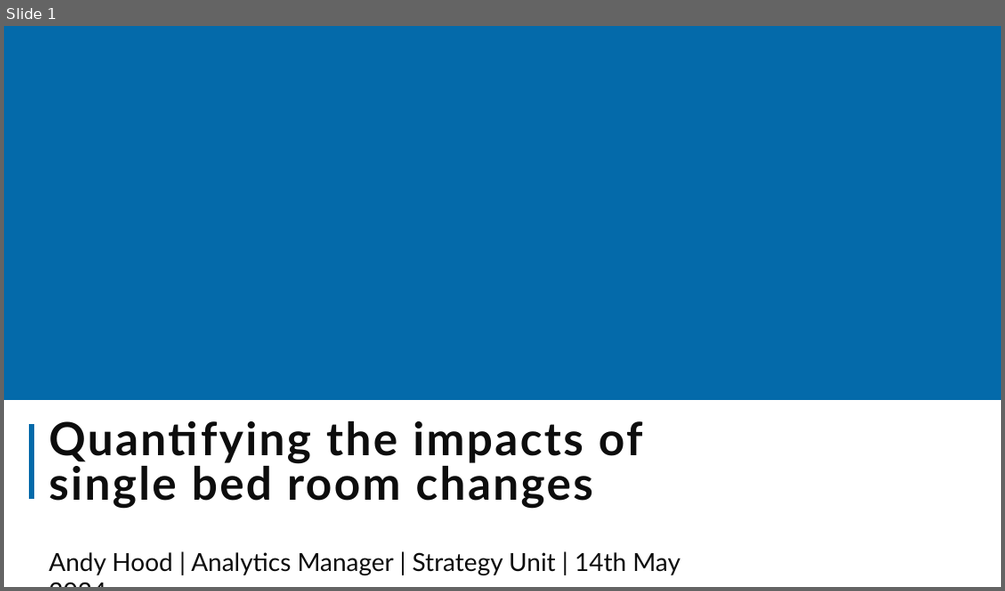
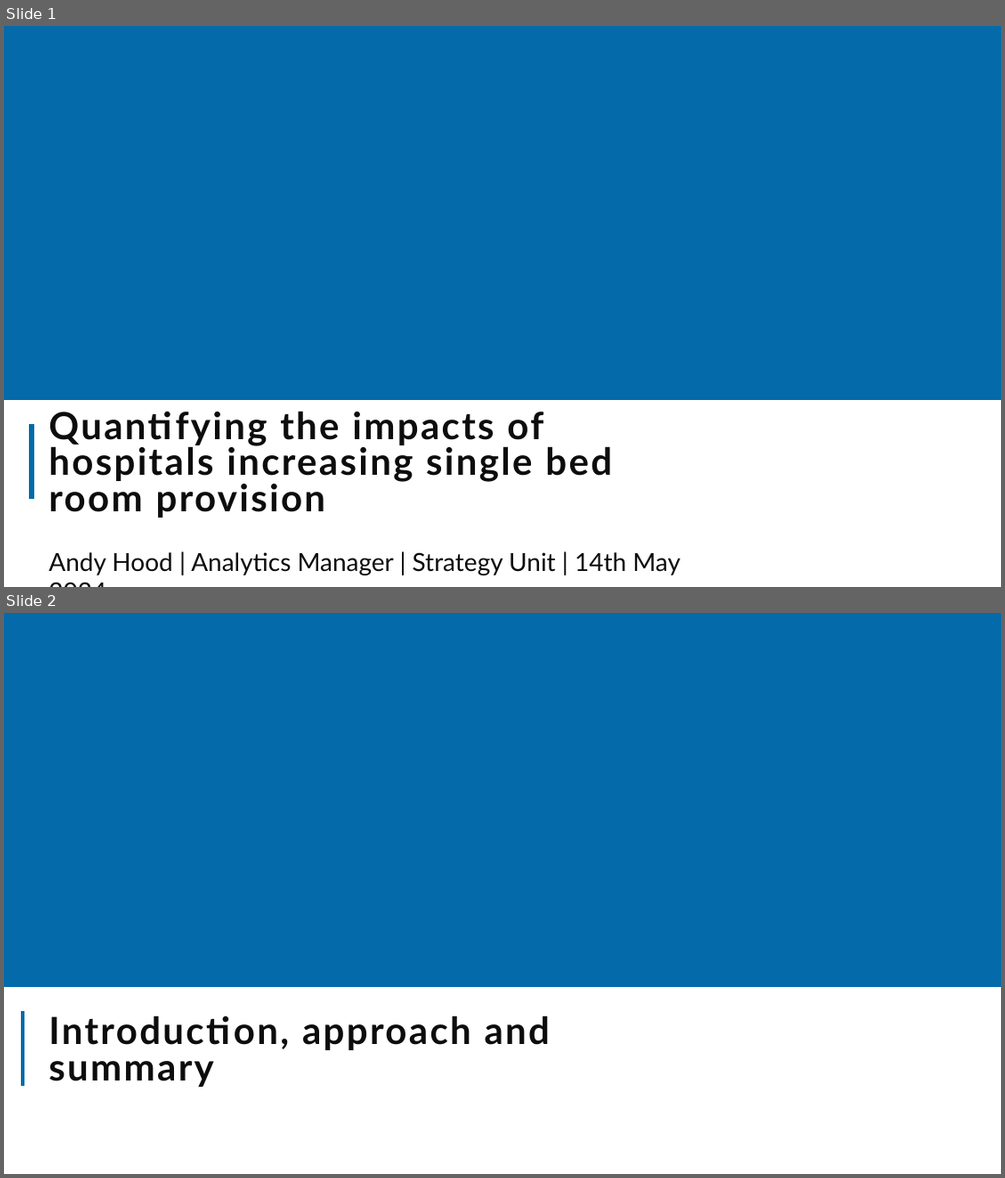
Before and after one commit to The-Strategy-Unit/nhp_sbr_impacts, a slide deck: NHP_SBR impacts_2024.pptx. Shown one above the other, each under a label of ours: slide 1 before the commit, slides 1 and 2 after it. The pictures are 1005x591 and 1005x1178 pixels, drawn with LibreOffice and Linux fonts; fonts in the diff are those of the drawing; background and template pictures are left out. Boxes give left, top, right and bottom in pixels: in the first picture for what was removed or moved away, otherwise in the second. Text is boxed around its words. In the diff, an @@ line names an element or a change of style, - is before the commit and + after.

```diff
--- a/NHP_SBR impacts_2024.pptx
+++ b/NHP_SBR impacts_2024.pptx
@@ slide 2 added at [4, 613, 1001, 1174], background #FFFFFF; not listed: 1 template element that a slide beside it also shows @@
@@ line added from (23, 1086) to (23, 1012), #046AAA 3.5 pt @@
@@ title added at [48, 1015, 550, 1086], 36 pt, text #0D0D0D, bold @@
+Introduction, approach and summary
@@ slide 1 changed as well @@
@@ title at [48, 410, 612, 517]: text changed; size 44 to 36 pt @@
-Quantifying the impacts of single bed room changes
+Quantifying the impacts of hospitals increasing single bed room provision
```
Also in this commit, not shown: 12 other slides added, 1 slide removed, 2 other files.
